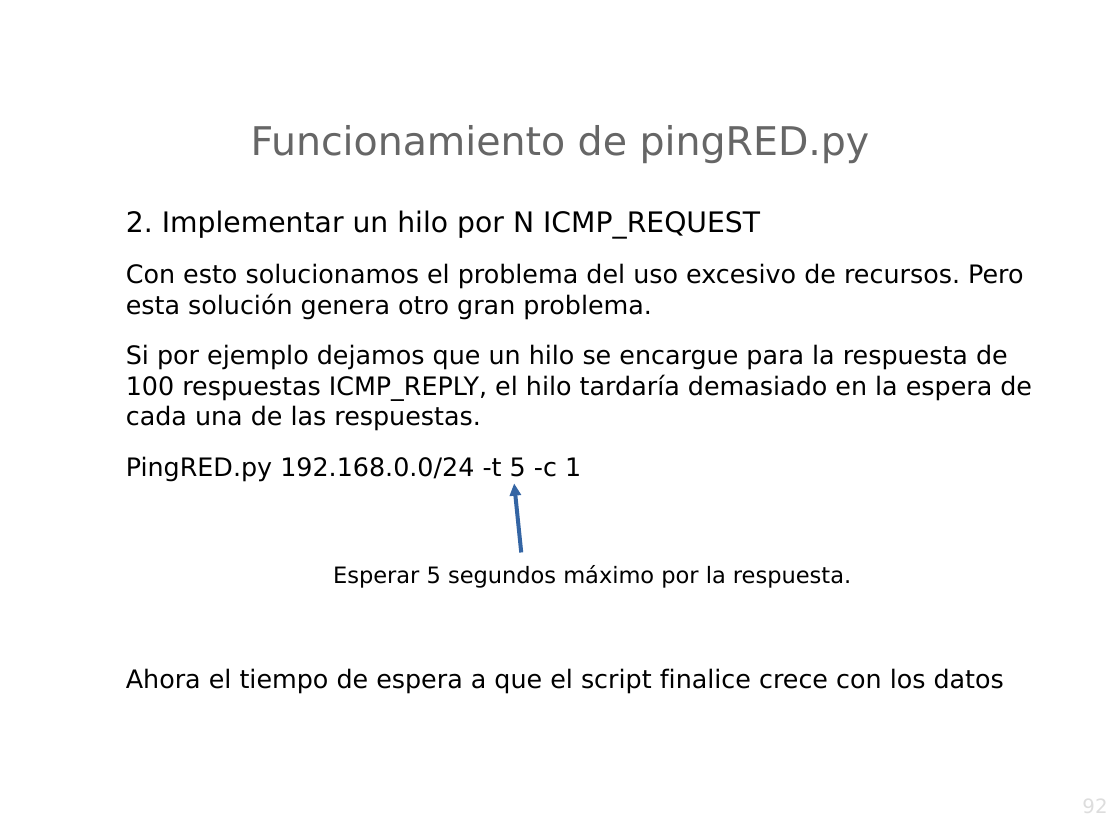
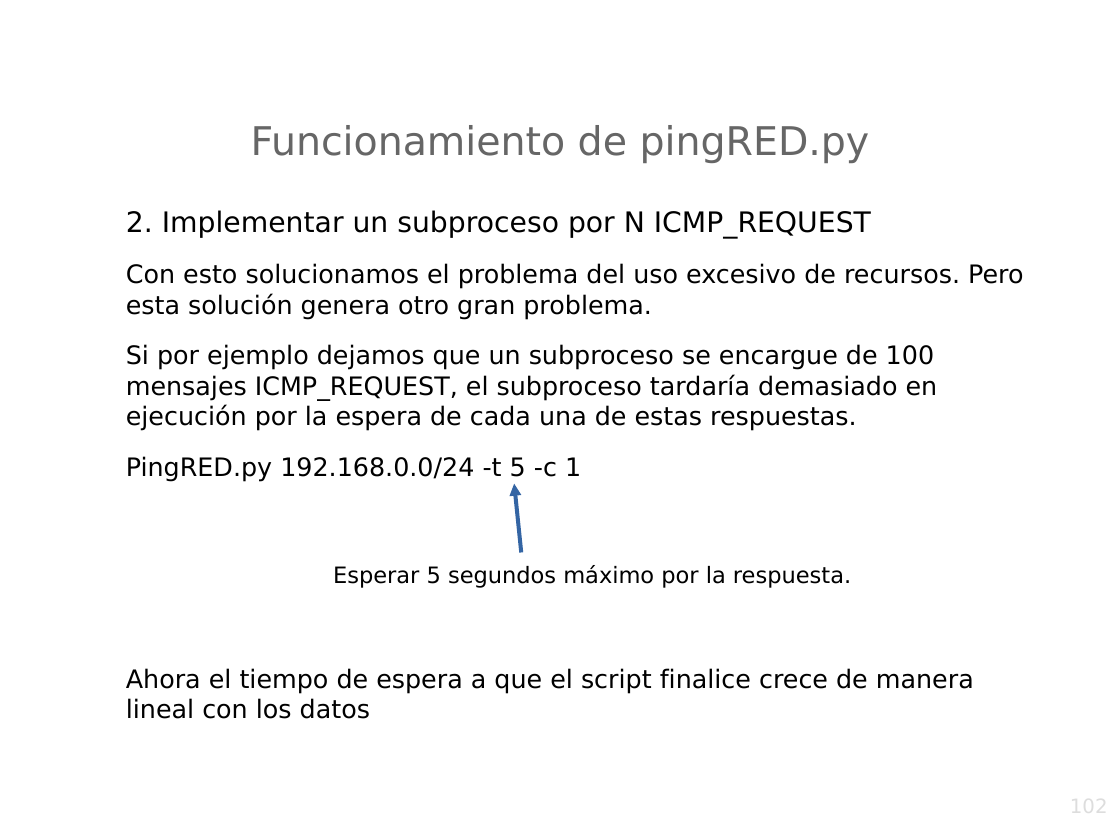
Before and after one commit to srealmoreno/Python, a slide deck: slide 102 of PING/ping.odp (slide 92 before the commit). Drawn at 1120x840 pixels with LibreOffice and Linux fonts; fonts in the diff are those of the drawing; background and template pictures are left out. Boxes give left, top, right and bottom in pixels: in the first picture for what was removed or moved away, otherwise in the second. Text is boxed around its words. In the diff, an @@ line names an element or a change of style, - is before the commit and + after.

Commit message:
Agregando ejemplos

```diff
--- a/PING/ping.odp
+++ b/PING/ping.odp
@@ text at bbox=[126, 210, 871, 239]: text changed @@
-2. Implementar un hilo por N ICMP_REQUEST
+2. Implementar un subproceso por N ICMP_REQUEST
@@ text at bbox=[126, 344, 938, 431]: text changed @@
-Si por ejemplo dejamos que un hilo se encargue para la respuesta de 100 respuestas ICMP_REPLY, el hilo tardaría demasiado en la espera de cada una de las respuestas.
+Si por ejemplo dejamos que un subproceso se encargue de 100 mensajes ICMP_REQUEST, el subproceso tardaría demasiado en ejecución por la espera de cada una de estas respuestas.
@@ text at bbox=[126, 668, 974, 719]: text changed @@
-Ahora el tiempo de espera a que el script finalice crece con los datos
+Ahora el tiempo de espera a que el script finalice crece de manera lineal con los datos
@@ page number at bbox=[848, 795, 1109, 840]: text changed @@
-92
+102
```
Also in this commit, not shown: 8 other slides changed, 10 slides added, 1 other file.
